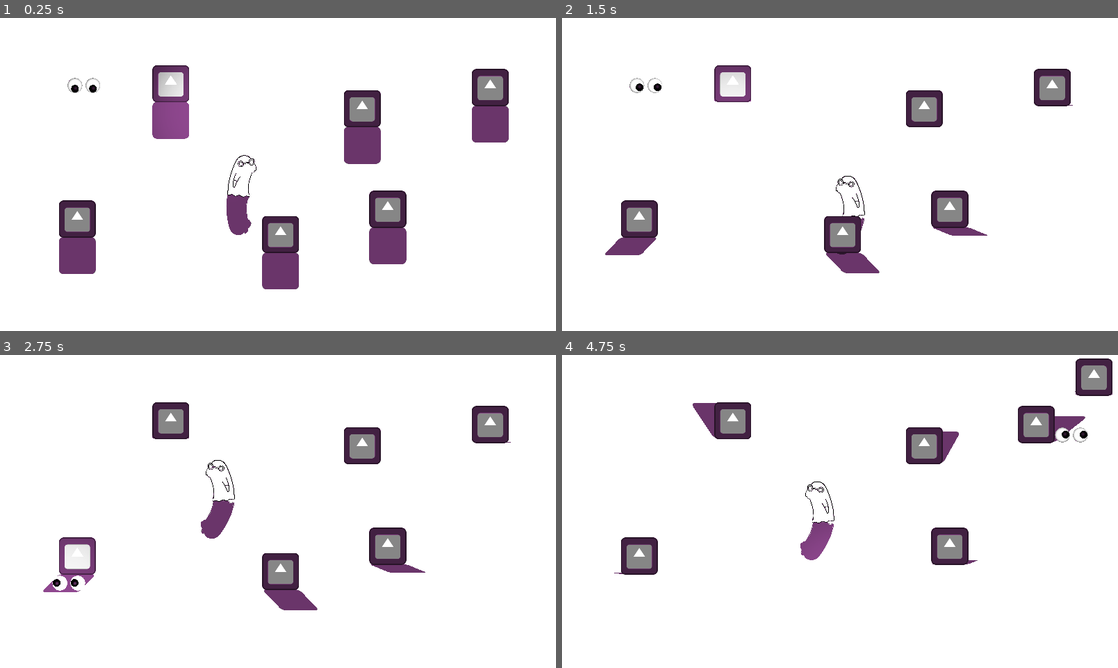
Above: before the commit, frames 1-4 (two rows, left to right).
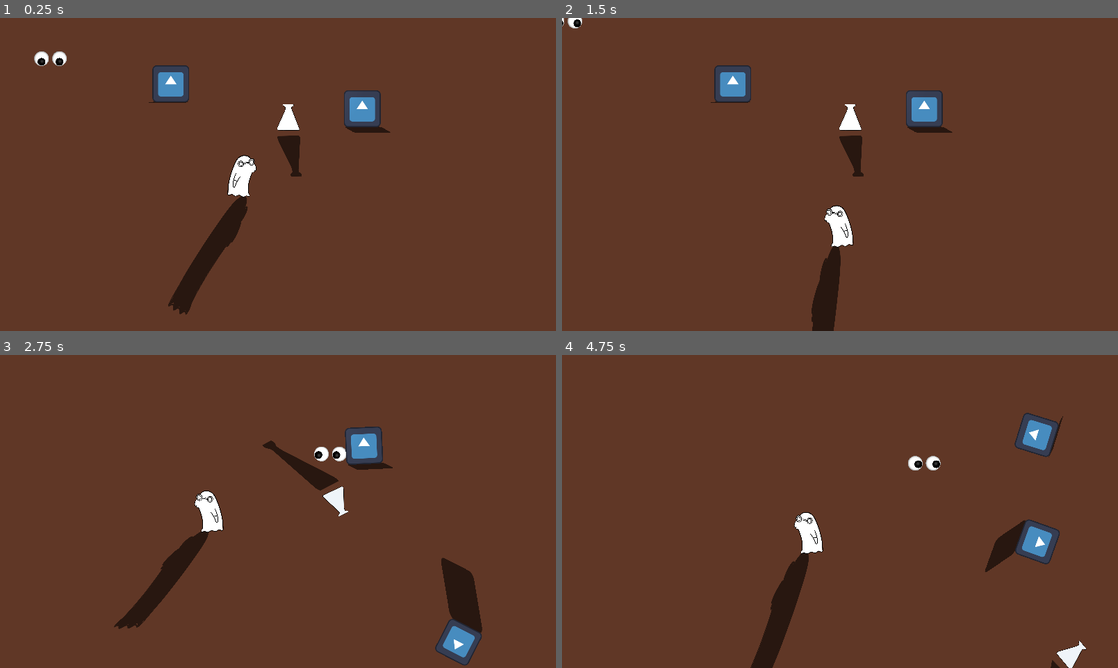
Above: after the commit, the same moments.

Repository: michaelharlow/Pirate-game-jam
Game: Godot game, scene res://scenes/main.tscn
Same seed, same stepped clock (60 frames per second), same inputs: the game is played once before the commit and once after it. The engine's default icon, where the game draws it, is replaced by a stand-in: a white triangle on a blue panel in a dark square.
Inputs (mouse positions are in pixels of both pictures, inside the frame that each line leads up to):
- Up to frame 1 (0.25 s): no input
- Up to frame 2 (1.5 s): move the mouse to (734, 121) at 0.52 s; press the mouse at (734, 121) at 0.53 s; right-click (734, 121) at 0.8 s; move the mouse to (923, 127) at 1.27 s; release the mouse at (923, 127) at 1.28 s; right-click (923, 127) at 1.35 s
- Up to frame 3 (2.75 s): click (361, 464) at 1.55 s; move the mouse to (66, 583) at 2.02 s; press the mouse at (66, 583) at 2.03 s; right-click (66, 583) at 2.3 s
- Up to frame 4 (4.75 s): move the mouse to (962, 567) at 2.77 s; release the mouse at (962, 567) at 2.78 s; right-click (962, 567) at 2.85 s; click (962, 567) at 3.05 s; move the mouse to (845, 589) at 3.52 s; press the mouse at (845, 589) at 3.53 s; right-click (845, 589) at 3.8 s; move the mouse to (1073, 436) at 4.27 s; release the mouse at (1073, 436) at 4.28 s; right-click (1073, 436) at 4.35 s; click (1073, 436) at 4.55 s

The runs differ from the first frame. In frame 1, 99% of the frame differs, in the area x 0-100%, y 0-100%; in frame 2, 100%; in frame 3, 99%; in frame 4, 100%.

Commit message:
reorganize

Diff:
--- a/project.godot
+++ b/project.godot
@@ -20,6 +20,8 @@
 
 window/size/viewport_width=1920
 window/size/viewport_height=1080
+window/size/window_width_override=960
+window/size/window_height_override=540
 window/stretch/mode="canvas_items"
 
 [input]
--- a/resources/box_shadow.tres
+++ /dev/null
@@ -1,9 +0,0 @@
-[gd_resource type="Resource" script_class="ShadowInfo" load_steps=2 format=3 uid="uid://brqp52au3rpul"]
-
-[ext_resource type="Script" path="res://scripts/shadow_info.gd" id="1_wwefo"]
-
-[resource]
-script = ExtResource("1_wwefo")
-object_name = "Box"
-object_height = 2.0
-shadow_shape = PackedVector2Array(-58, 58, 22, 204, 266, 204)
--- a/scenes/Alchemist.tscn
+++ b/scenes/Alchemist.tscn
@@ -1,7 +1,6 @@
-[gd_scene load_steps=6 format=3 uid="uid://bkpfwut8g54k4"]
+[gd_scene load_steps=5 format=3 uid="uid://bkpfwut8g54k4"]
 
 [ext_resource type="Script" path="res://scripts/Alchemist.gd" id="1_vi4nl"]
-[ext_resource type="Resource" uid="uid://jsrm6r3mwfuy" path="res://resources/alchemist_shadow.tres" id="2_uqgfq"]
 [ext_resource type="Texture2D" uid="uid://cgo743g38bfjs" path="res://assets/art/Alchemist.png" id="3_4gni2"]
 [ext_resource type="PackedScene" uid="uid://b8sbxxkqpibls" path="res://scenes/shadow.tscn" id="4_kg5ry"]
 
@@ -13,7 +12,6 @@
 motion_mode = 1
 platform_wall_layers = 1
 script = ExtResource("1_vi4nl")
-shadow_info = ExtResource("2_uqgfq")
 
 [node name="Sprite2D" type="Sprite2D" parent="."]
 light_mask = 3
--- a/scenes/AlchemistPlayer.tscn
+++ b/scenes/AlchemistPlayer.tscn
@@ -1,6 +1,7 @@
-[gd_scene load_steps=5 format=3 uid="uid://dy2cht0s4pjbl"]
+[gd_scene load_steps=6 format=3 uid="uid://dy2cht0s4pjbl"]
 
-[ext_resource type="Script" path="res://scenes/Eyeballs.gd" id="1_f6pyw"]
+[ext_resource type="Script" path="res://scripts/Eyeballs.gd" id="1_f6pyw"]
+[ext_resource type="Script" path="res://scripts/AlchemistPlayer.gd" id="1_uukmy"]
 [ext_resource type="Texture2D" uid="uid://cf2laj2ifqvio" path="res://assets/art/Eyeball.png" id="2_13vwe"]
 [ext_resource type="Texture2D" uid="uid://d2fbft135rx2v" path="res://assets/art/Iris.png" id="3_f04od"]
 
@@ -9,6 +10,7 @@
 height = 116.0
 
 [node name="AlchemistPlayer" type="CharacterBody2D"]
+script = ExtResource("1_uukmy")
 
 [node name="CollisionShape2D" type="CollisionShape2D" parent="."]
 rotation = 1.5708
--- /dev/null
+++ b/scenes/beaker.tscn
@@ -0,0 +1,20 @@
+[gd_scene load_steps=4 format=3 uid="uid://lacvswi6nvnh"]
+
+[ext_resource type="Texture2D" uid="uid://3ejmj5cj1tr1" path="res://assets/art/Beaker.png" id="1_xtqrd"]
+[ext_resource type="PackedScene" uid="uid://b8sbxxkqpibls" path="res://scenes/shadow.tscn" id="2_js3b7"]
+
+[sub_resource type="CircleShape2D" id="CircleShape2D_d4f5p"]
+radius = 179.36
+
+[node name="Beaker" type="RigidBody2D"]
+gravity_scale = 0.0
+
+[node name="Sprite2D" type="Sprite2D" parent="."]
+scale = Vector2(0.25, 0.25)
+texture = ExtResource("1_xtqrd")
+
+[node name="Shadow" parent="." instance=ExtResource("2_js3b7")]
+
+[node name="CollisionShape2D" type="CollisionShape2D" parent="."]
+scale = Vector2(0.25, 0.25)
+shape = SubResource("CircleShape2D_d4f5p")
--- a/scenes/box.tscn
+++ b/scenes/box.tscn
@@ -1,23 +1,18 @@
-[gd_scene load_steps=6 format=3 uid="uid://pv52sqrinjvx"]
+[gd_scene load_steps=4 format=3 uid="uid://pv52sqrinjvx"]
 
-[ext_resource type="Script" path="res://scripts/box.gd" id="1_c6xvk"]
 [ext_resource type="Texture2D" uid="uid://cxdx2w5mav2n6" path="res://assets/art/icon.svg" id="1_myotc"]
-[ext_resource type="Resource" path="res://resources/box_shadow.tres" id="2_aqfif"]
-[ext_resource type="PackedScene" path="res://scenes/shadow.tscn" id="4_xnqay"]
+[ext_resource type="PackedScene" uid="uid://b8sbxxkqpibls" path="res://scenes/shadow.tscn" id="4_xnqay"]
 
 [sub_resource type="RectangleShape2D" id="RectangleShape2D_rcvu2"]
 size = Vector2(128, 128)
 
 [node name="Box" type="RigidBody2D"]
 gravity_scale = 0.0
-script = ExtResource("1_c6xvk")
-shadow_info = ExtResource("2_aqfif")
-object_sprite = ExtResource("1_myotc")
 
 [node name="ObjectCollisionShape" type="CollisionShape2D" parent="."]
 shape = SubResource("RectangleShape2D_rcvu2")
 
 [node name="Shadow" parent="." instance=ExtResource("4_xnqay")]
 
-[node name="ObjectSprite" type="Sprite2D" parent="."]
+[node name="Sprite2D" type="Sprite2D" parent="."]
 texture = ExtResource("1_myotc")
--- a/scenes/main.tscn
+++ b/scenes/main.tscn
@@ -6,6 +6,7 @@
 [ext_resource type="PackedScene" uid="uid://pv52sqrinjvx" path="res://scenes/box.tscn" id="3_uob1w"]
 [ext_resource type="PackedScene" uid="uid://dy2cht0s4pjbl" path="res://scenes/AlchemistPlayer.tscn" id="5_i0fv1"]
 [ext_resource type="Shader" path="res://resources/monochrome.gdshader" id="6_q6ftr"]
+[ext_resource type="PackedScene" uid="uid://lacvswi6nvnh" path="res://scenes/beaker.tscn" id="7_suw2g"]
 
 [sub_resource type="PhysicsMaterial" id="PhysicsMaterial_2lnnb"]
 
@@ -15,21 +16,14 @@
 shader = ExtResource("6_q6ftr")
 
 [node name="Main" type="Node2D"]
-script = ExtResource("1_ss4xy")
 
 [node name="ColorRect" type="ColorRect" parent="."]
+visible = false
 offset_left = -174.0
 offset_top = -119.0
 offset_right = 2008.0
 offset_bottom = 1141.0
 mouse_filter = 2
-
-[node name="PointLight2D" type="PointLight2D" parent="."]
-position = Vector2(735, 322)
-energy = 0.39
-shadow_enabled = true
-texture = ExtResource("2_n16o7")
-texture_scale = 2.54
 
 [node name="Alchemist" parent="." instance=ExtResource("1_wygfh")]
 position = Vector2(804, 514)
@@ -79,28 +73,8 @@
 scale = Vector2(11.8892, 1)
 shape = SubResource("WorldBoundaryShape2D_ypy5y")
 
-[node name="Box1" parent="." instance=ExtResource("3_uob1w")]
-position = Vector2(590, 227)
-
-[node name="Box2" parent="." instance=ExtResource("3_uob1w")]
-position = Vector2(1251, 313)
-
-[node name="Box3" parent="." instance=ExtResource("3_uob1w")]
-position = Vector2(267, 694)
-
-[node name="Box4" parent="." instance=ExtResource("3_uob1w")]
-position = Vector2(1339, 660)
-
-[node name="Box5" parent="." instance=ExtResource("3_uob1w")]
-position = Vector2(969, 747)
-
-[node name="Box6" parent="." instance=ExtResource("3_uob1w")]
-position = Vector2(1693, 240)
-
-[node name="AlchemistPlayer" parent="." instance=ExtResource("5_i0fv1")]
-position = Vector2(290, 233)
-
 [node name="Monochrome Shader" type="ColorRect" parent="."]
+visible = false
 material = SubResource("ShaderMaterial_wgnlq")
 offset_left = -176.0
 offset_top = -59.0
@@ -108,3 +82,26 @@
 offset_bottom = 1145.0
 mouse_filter = 2
 mouse_force_pass_scroll_events = false
+
+[node name="Shadow Manager" type="Node" parent="."]
+script = ExtResource("1_ss4xy")
+
+[node name="AlchemistPlayer" parent="Shadow Manager" instance=ExtResource("5_i0fv1")]
+position = Vector2(290, 233)
+
+[node name="Box1" parent="Shadow Manager" instance=ExtResource("3_uob1w")]
+position = Vector2(590, 227)
+
+[node name="Box2" parent="Shadow Manager" instance=ExtResource("3_uob1w")]
+position = Vector2(1251, 313)
+
+[node name="PointLight2D" type="PointLight2D" parent="Shadow Manager"]
+position = Vector2(957, 146)
+energy = 0.39
+shadow_enabled = true
+texture = ExtResource("2_n16o7")
+texture_scale = 2.54
+
+[node name="Beaker" parent="Shadow Manager" instance=ExtResource("7_suw2g")]
+position = Vector2(996, 343)
+scale = Vector2(0.25, 0.25)
--- a/scenes/shadow.tscn
+++ b/scenes/shadow.tscn
@@ -1,4 +1,6 @@
-[gd_scene load_steps=2 format=3 uid="uid://b8sbxxkqpibls"]
+[gd_scene load_steps=3 format=3 uid="uid://b8sbxxkqpibls"]
+
+[ext_resource type="Script" path="res://scripts/shadow.gd" id="1_vr46y"]
 
 [sub_resource type="RectangleShape2D" id="RectangleShape2D_q424s"]
 size = Vector2(127, 127)
@@ -8,9 +10,13 @@
 show_behind_parent = true
 position = Vector2(0, 62)
 offset = Vector2(0, 64)
+script = ExtResource("1_vr46y")
 
 [node name="ShadowArea" type="Area2D" parent="."]
 
 [node name="CollisionShape2D" type="CollisionShape2D" parent="ShadowArea"]
 position = Vector2(0.5, 64.5)
 shape = SubResource("RectangleShape2D_q424s")
+
+[connection signal="mouse_entered" from="ShadowArea" to="." method="_on_shadow_area_mouse_entered"]
+[connection signal="mouse_exited" from="ShadowArea" to="." method="_on_shadow_area_mouse_exited"]
--- a/scripts/Alchemist.gd
+++ b/scripts/Alchemist.gd
@@ -7,10 +7,8 @@
 @export var speed: float = 400.0
 @export var acceleration: float = 10.0
 @export var flip_speed : float = 15
-@export var shadow_info: Resource
 
 var direction : Vector2 = Vector2(0.5,0.5)
-
 
 func _ready() -> void:
 	pass
--- /dev/null
+++ b/scripts/AlchemistPlayer.gd
@@ -0,0 +1,19 @@
+extends CharacterBody2D
+
+var target: Vector2 = position
+
+# Called when the node enters the scene tree for the first time.
+func _ready():
+	pass # Replace with function body.
+
+# Called every frame. 'delta' is the elapsed time since the previous frame.
+func _process(delta):
+	pass
+
+func _physics_process(delta):
+	if position.distance_to(target) > 1:
+		# move towards target starting slowly and speeding up then slowing down at the end using interpolation
+		position = position.lerp(target, clamp(2 * delta, 0, 1))
+
+func moveTo(target: Vector2):
+	self.target = target
--- a/scripts/Shadow Controller.gd
+++ b/scripts/Shadow Controller.gd
@@ -1,29 +1,21 @@
-extends Node2D
+extends Node
 
 @onready var point_light_2d := $PointLight2D
-@onready var test_box := get_tree().get_first_node_in_group("boxes")
 @onready var player := $AlchemistPlayer
 
 var follow : bool = true
 
+func _input(event) -> void:
+	if event.is_action_pressed("Left_Mouse"):
+		for box in get_tree().get_nodes_in_group("shadows"):
+			if box.mouse_hovered:
+				player.moveTo(event.position)
 
-func _input(event) -> void:
-	if event.is_action_pressed("Right_Mouse"):
-		follow = !follow
-
-	if event.is_action_pressed("Left_Mouse"):
-		for box in get_tree().get_nodes_in_group("boxes"):
-			if box.mouse_hovered:
-				player.position = event.position
-
-	if event is InputEventMouseMotion:
-		for box in get_tree().get_nodes_in_group("boxes"):
-			box.shadow.scale.y = (box.position.y - point_light_2d.position.y) * 0.002
-			var side_b : float = box.position.x - point_light_2d.position.x
-			var side_a : float = box.position.y - point_light_2d.position.y
+func _process(delta: float) -> void:
+	for shadow in get_tree().get_nodes_in_group("shadows"):
+		shadow.scale.y = -(shadow.get_parent().position.y - point_light_2d.position.y) * 0.002
+		var side_b : float = shadow.get_parent().position.x - point_light_2d.position.x
+		var side_a : float = shadow.get_parent().position.y - point_light_2d.position.y
 
 
-			box.shadow.skew = atan(side_b / side_a) * -1
-
-		if follow:
-			point_light_2d.position = get_global_mouse_position()
+		shadow.skew = atan(side_b / side_a) * -1
--- a/scripts/box.gd
+++ b/scripts/box.gd
@@ -4,31 +4,25 @@
 @onready var shadow_area = $Shadow/ShadowArea
 @onready var sprite_2d = $ObjectSprite
 
-@export var shadow_info: ShadowInfo
-@export var object_sprite : Texture2D
+var object_sprite: Texture2D
 
 var mouse_hovered : bool = false
 
 func _ready() -> void:
-	add_to_group("boxes")
+	add_to_group("shadows")
+
+	object_sprite = sprite_2d.texture
 
 	#Connecting Area2D Signals
 	shadow_area.mouse_entered.connect(_on_shadow_area_mouse_entered)
 	shadow_area.mouse_exited.connect(_on_shadow_area_mouse_exited)
 
 	#Configure Shadow
-	sprite_2d.texture = object_sprite
 	shadow.texture = object_sprite
 	shadow.offset.y = object_sprite.get_size().y/2
 
 func _physics_process(_delta):
 	rotation = 0
-
-
-func _input(event) -> void:
-	if event is InputEventMouseButton and mouse_hovered:
-		pass
-
 
 func _on_shadow_area_mouse_entered() -> void:
 	mouse_hovered = true
--- /dev/null
+++ b/scripts/shadow.gd
@@ -0,0 +1,32 @@
+extends Sprite2D
+
+@onready var shadowArea = $ShadowArea
+
+var object_sprite: Sprite2D
+var mouse_hovered: bool = false
+
+# Called when the node enters the scene tree for the first time.
+func _ready():
+	add_to_group("shadows")
+
+	object_sprite = get_parent().find_child("Sprite2D")
+
+	if object_sprite == null:
+		return
+
+	self.texture = object_sprite.texture
+	self.offset.y = -object_sprite.texture.get_size().y / 2
+
+	self.scale.x = object_sprite.scale.x
+
+
+# Called every frame. 'delta' is the elapsed time since the previous frame.
+func _process(delta):
+	pass
+
+func _on_shadow_area_mouse_entered():
+	print("asdsad")
+	mouse_hovered = true
+
+func _on_shadow_area_mouse_exited():
+	mouse_hovered = false
--- a/scripts/shadow_info.gd
+++ /dev/null
@@ -1,6 +0,0 @@
-extends Resource
-class_name ShadowInfo
-
-@export var object_name: String
-@export var object_height: float = 1
-@export var shadow_shape: PackedVector2Array
Not shown: 1 places in scenes/main.tscn that only renumber resources
Renamed: scenes/Eyeballs.gd -> scripts/Eyeballs.gd
